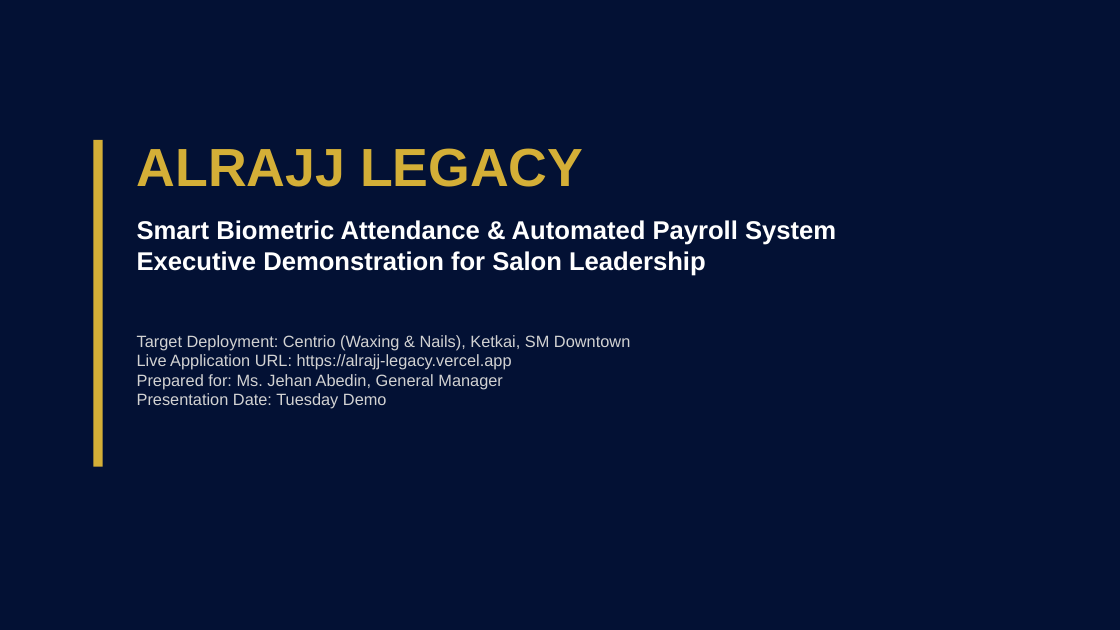
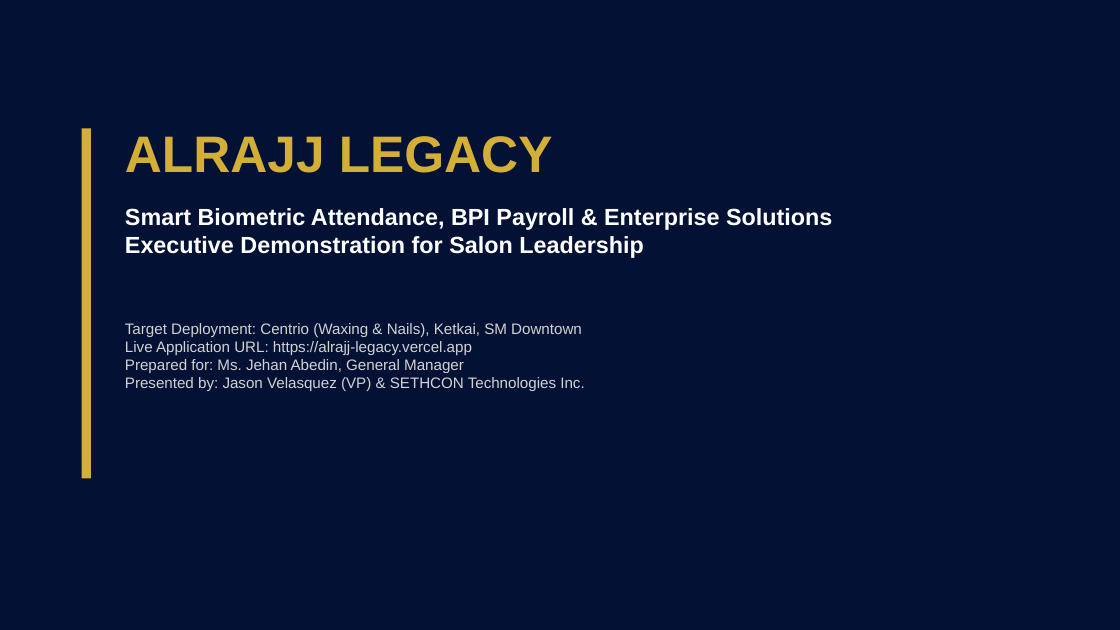
Before and after one commit to jasonvelasquez1410/laybare-payroll-system, a slide deck: slide 1 of ALRAJJ_LEGACY_Payroll_Demo_Presentation.pptx. Drawn at 1120x630 pixels with LibreOffice and Linux fonts; fonts in the diff are those of the drawing. Boxes give left, top, right and bottom in pixels: in the first picture for what was removed or moved away, otherwise in the second. Text is boxed around its words. In the diff, an @@ line names an element or a change of style, - is before the commit and + after.

Commit message:
feat: add Sethcon profile & ecosystem, PO-to-Accounting workflow, and 5-step BPI disbursement pipeline

```diff
--- a/ALRAJJ_LEGACY_Payroll_Demo_Presentation.pptx
+++ b/ALRAJJ_LEGACY_Payroll_Demo_Presentation.pptx
@@ text "ALRAJJ LEGACY": place and size @@
-text "ALRAJJ LEGACY" at bbox=[137, 148, 583, 187]
+text "ALRAJJ LEGACY" at bbox=[125, 136, 553, 173]
@@ text "ALRAJJ LEGACY" at bbox=[125, 136, 553, 173]: size 46 to 44 pt @@
@@ rectangle: place and size @@
-rectangle at bbox=[93, 140, 103, 467]
+rectangle at bbox=[82, 129, 91, 479]
@@ text "Smart Biometric Attendance, BPI Payroll ...": place and size @@
-text "Smart Biometric Attendance, BPI Payroll ..." at bbox=[137, 220, 836, 276]
+text "Smart Biometric Attendance, BPI Payroll ..." at bbox=[125, 208, 832, 258]
@@ text at bbox=[125, 208, 832, 230]: text changed; size 22 to 20 pt @@
-Smart Biometric Attendance & Automated Payroll System
+Smart Biometric Attendance, BPI Payroll & Enterprise Solutions
@@ text at bbox=[125, 236, 644, 258]: size 22 to 20 pt in "Executive Demonstration for Salon Leadership" @@
@@ text "Target Deployment: Centrio (Waxing & ...": place and size @@
-text "Target Deployment: Centrio (Waxing & ..." at bbox=[137, 335, 630, 409]
+text "Target Deployment: Centrio (Waxing & ..." at bbox=[125, 323, 584, 391]
@@ text at bbox=[125, 323, 582, 373]: size 14 to 13 pt in "Target Deployment: Centrio (Waxing & Nails), Ketkai, ...", "Live Application URL: https://alrajj-legacy.vercel.app", "Prepared for: Ms. Jehan Abedin, General Manager" @@
@@ text at bbox=[125, 377, 584, 391]: text changed; size 14 to 13 pt @@
-Presentation Date: Tuesday Demo
+Presented by: Jason Velasquez (VP) & SETHCON Technologies Inc.
```
Also in this commit, not shown: 6 other slides changed, 2 slides added, 5 other files.
